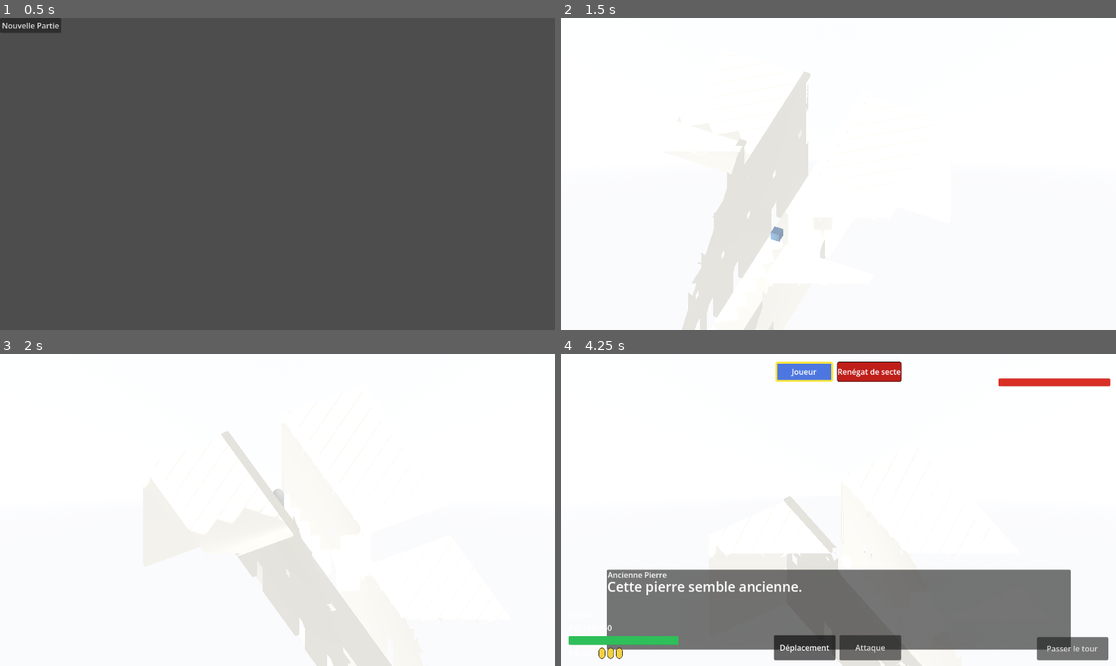
Above: before the commit, frames 1-4 (two rows, left to right).
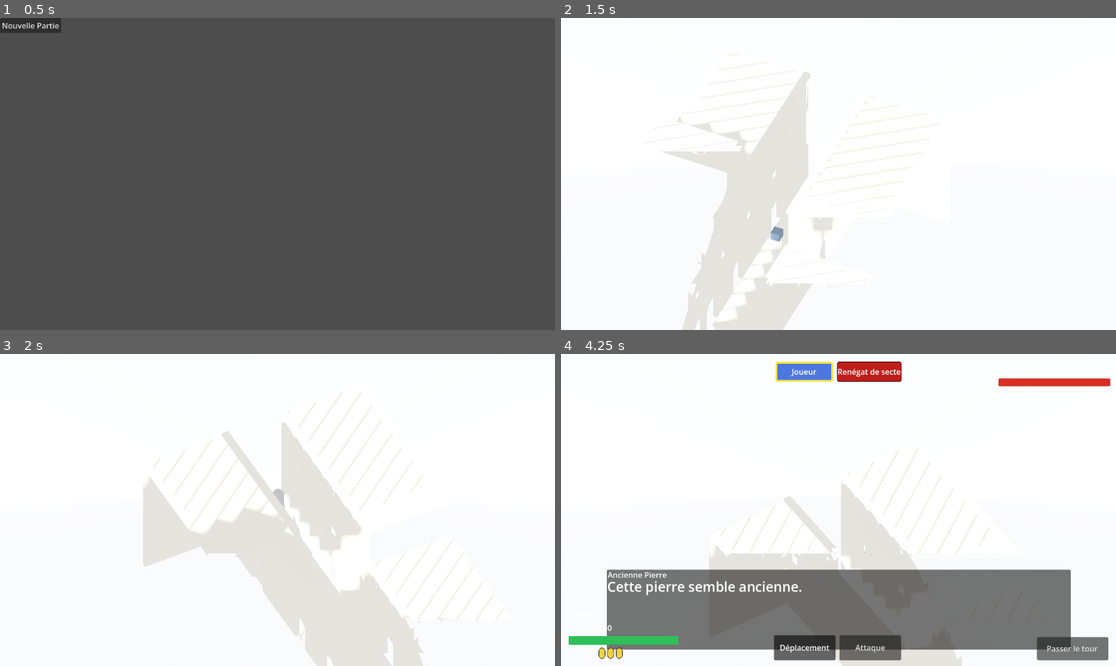
Above: after the commit, the same moments.

Repository: sillpct/lagoutte
Game: Godot game, scene res://scenes/main/main.tscn
Two runs of this game, one before a commit and one after it. Both use one fixed random seed, a clock stepped at 60 frames per second and the inputs below.
Inputs (mouse positions are in pixels of both pictures, inside the frame that each line leads up to):
- Up to frame 1 (0.5 s): no input
- Up to frame 2 (1.5 s): click "Nouvelle Partie" at 0.5 s; tap Enter (ui_accept) at 1.25 s; move the mouse to (960, 158) at 1.27 s; hold Right (ui_right) from 1.28 s (still down); hold T (end_turn) from 1.28 s (still down); click (960, 158) at 1.42 s
- Up to frame 3 (2 s): keep holding Right (ui_right); keep holding T (end_turn); tap Enter (ui_accept) at 1.52 s
- Up to frame 4 (4.25 s): move the mouse to (727, 525) at 2.02 s; release Right (ui_right) at 2.03 s; release T (end_turn) at 2.03 s; hold Down (ui_down) 2.03-2.78 s; tap E (interact) at 2.1 s; tap Enter (ui_accept) at 2.27, 3.77 s; move the mouse to (894, 441) at 2.77 s; hold Right (ui_right) 2.78-3.53 s; hold R (recenter_camera) 2.78-3.53 s; move the mouse to (810, 572) at 3.52 s; hold Up (ui_up) from 3.53 s (still down); tap C (start_test_combat) at 3.6 s; click (810, 572) at 3.67 s

Frame 1 is identical in both runs. In frame 2, 0.2% of the frame differs, in the area x 31-49%, y 46-92%; in frame 3, 0.5%; in frame 4, 1.2%, in the area x 40-59%, y 43-70%.

Commit message:
Update exploration.tscn

Diff:
--- a/scenes/exploration/exploration.tscn
+++ b/scenes/exploration/exploration.tscn
@@ -25,6 +25,8 @@
 [ext_resource type="PackedScene" uid="uid://b2w48ikcer46r" path="res://scenes/echo/echo_object.tscn" id="24_echo_object"]
 [ext_resource type="PackedScene" uid="uid://cdj8f5lq2266b" path="res://scenes/echo/echo_zone.tscn" id="25_echo_zone"]
 [ext_resource type="Script" uid="uid://dn1igr1enjh6n" path="res://scenes/sequences/scripted_sequence_manager.gd" id="26_scripted_sequence_manager"]
+[ext_resource type="PackedScene" path="res://scenes/ui/subtitle_ui.tscn" id="27_subtitle_ui"]
+[ext_resource type="Script" path="res://scenes/sequences/afflux_window_sequence.gd" id="28_afflux_window_sequence"]
 
 [sub_resource type="BoxMesh" id="BoxMesh_cvbhj"]
 size = Vector3(20, 0.1, 20)
@@ -74,10 +76,15 @@
 [node name="UnitPathMover" type="Node" parent="." unique_id=1538345749]
 script = ExtResource("20_unit_path_mover")
 
-[node name="ScriptedSequenceManager" type="Node" parent="." node_paths=PackedStringArray("unit_path_mover", "camera_pivot")]
+[node name="ScriptedSequenceManager" type="Node" parent="." node_paths=PackedStringArray("unit_path_mover", "camera_pivot", "afflux_sequence")]
 script = ExtResource("26_scripted_sequence_manager")
 unit_path_mover = NodePath("../UnitPathMover")
 camera_pivot = NodePath("../CameraPivot")
+afflux_sequence = NodePath("../AffluxWindowSequence")
+
+[node name="AffluxWindowSequence" type="Node" parent="." node_paths=PackedStringArray("subtitle_ui")]
+script = ExtResource("28_afflux_window_sequence")
+subtitle_ui = NodePath("../SubtitleUI")
 
 [node name="ExplorationClickMover" type="Node" parent="." unique_id=1614600573 node_paths=PackedStringArray("combat_manager", "scripted_sequence_manager", "world_mouse_query", "path_service", "unit_path_mover", "player")]
 script = ExtResource("21_exploration_click_mover")
@@ -179,6 +186,8 @@
 
 [node name="EchoUI" parent="." unique_id=2091871202 instance=ExtResource("23_echo_ui")]
 
+[node name="SubtitleUI" parent="." instance=ExtResource("27_subtitle_ui")]
+
 [node name="SunLight" type="DirectionalLight3D" parent="." unique_id=893214508]
 transform = Transform3D(0.70710677, -0.61237246, 0.35355335, 0, 0.49999997, 0.86602545, -0.70710677, -0.61237246, 0.35355335, 0, 0, 0)
 
